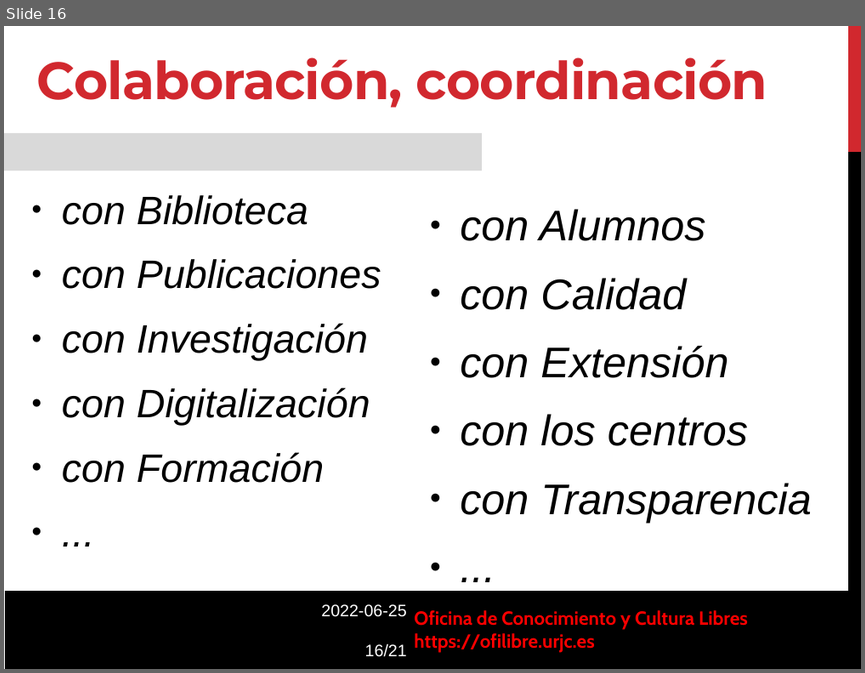
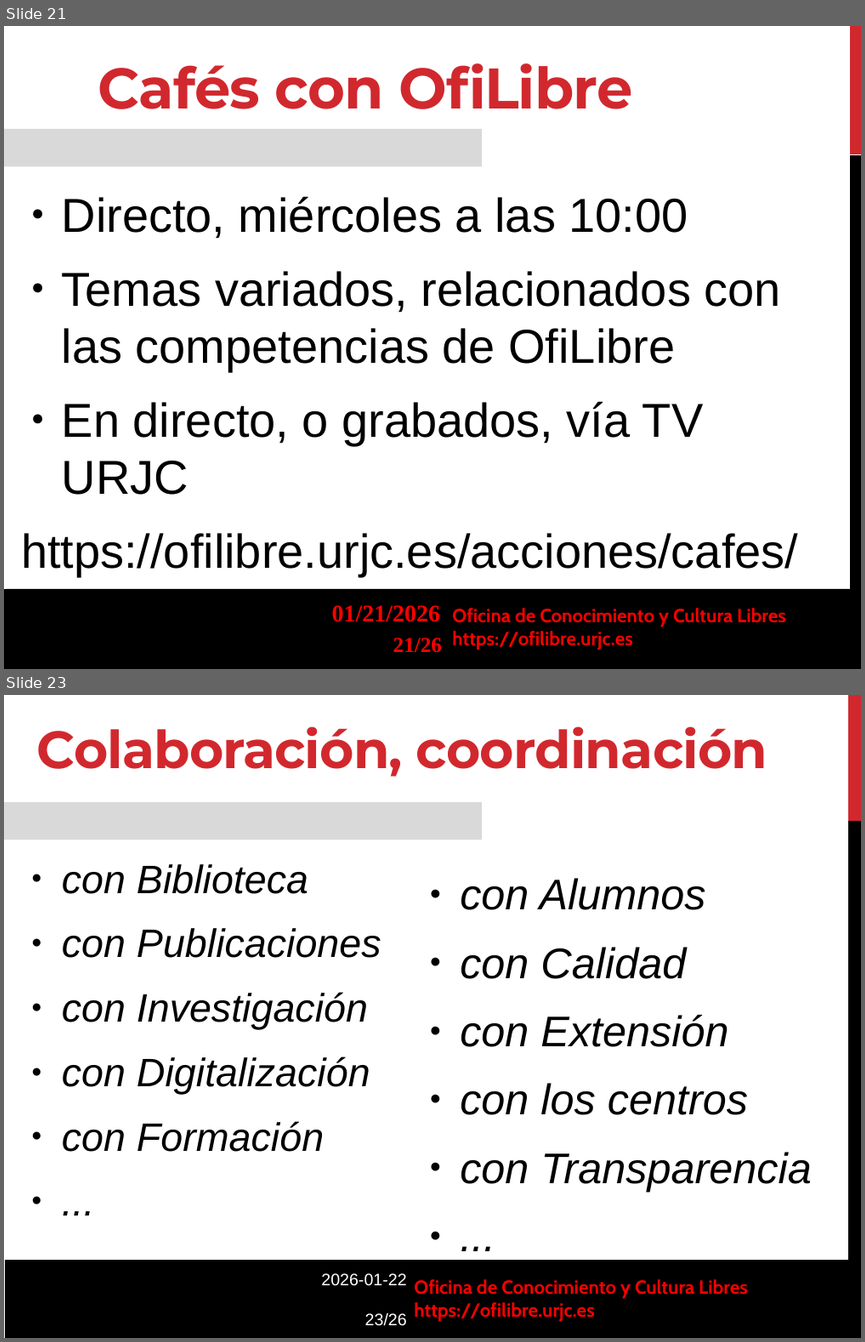
Before and after one commit to roberto-red/ofilibre, a slide deck: static/transpas/ofilibre/Modelo-OfiLibre.odp. Shown one above the other, each under a label of ours: slide 16 before the commit, slides 21 and 23 after it; the slides between them are not shown. The pictures are 865x673 and 865x1342 pixels, drawn with LibreOffice and Linux fonts; fonts in the diff are those of the drawing; background and template pictures are left out. Boxes give left, top, right and bottom in pixels: in the first picture for what was removed or moved away, otherwise in the second. Text is boxed around its words. In the diff, an @@ line names an element or a change of style, - is before the commit and + after.

Commit message:
Nueva presentación del "modelo OfiLibre"

```diff
--- a/static/transpas/ofilibre/Modelo-OfiLibre.odp
+++ b/static/transpas/ofilibre/Modelo-OfiLibre.odp
@@ slide 21 added at [4, 26, 861, 669], background #FFFFFF @@
@@ freeform shape added at [850, 26, 861, 154], fill #D1282E @@
@@ text added at [98, 63, 633, 109], 48 pt, text #D1282E, bold @@
+Cafés con OfiLibre
@@ rectangle added at [4, 129, 481, 166], fill #D9D9D9 @@
@@ freeform shape added at [850, 155, 861, 669], fill #000000 @@
@@ text added at [21, 196, 798, 576], 40 pt, text #000000 @@
+● Directo, miércoles a las 10:00
+● Temas variados, relacionados con las competencias de OfiLibre
+● En directo, o grabados, vía TV URJC
+https://ofilibre.urjc.es/acciones/cafes/
@@ freeform shape added at [4, 588, 861, 669], fill #000000 @@
@@ text added at [332, 605, 441, 622], 20 pt, text #FF0000, bold @@
+01/21/2026
@@ text added at [452, 607, 786, 650], 16 pt, text #FF0000, bold @@
+Oficina de Conocimiento y Cultura Libres
+https://ofilibre.urjc.es
@@ page number added at [393, 637, 442, 652], 18 pt, text #FF0000, bold @@
+21/26
@@ what was slide 16 is now slide 23 @@
@@ text at [321, 1273, 407, 1326]: text changed @@
-2022-06-25
-16/21
+2026-01-22
+23/26
```
Also in this commit, not shown: 8 slides changed, 14 other slides added, 10 slides removed, 3 other files.
